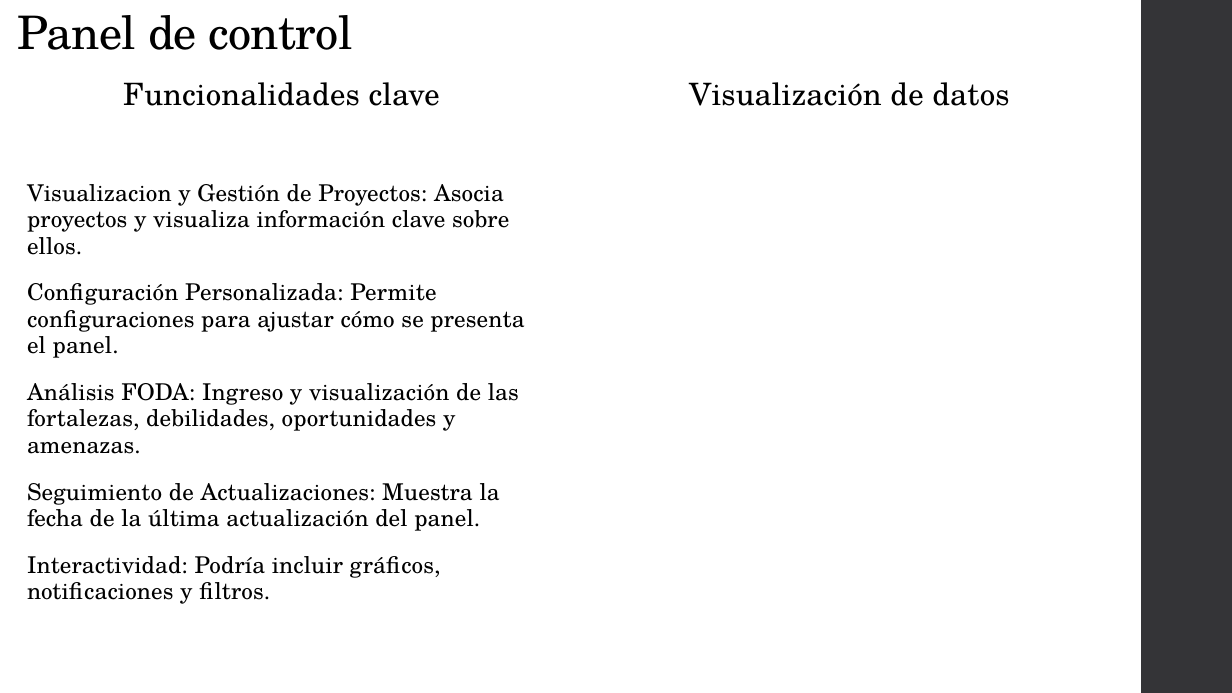
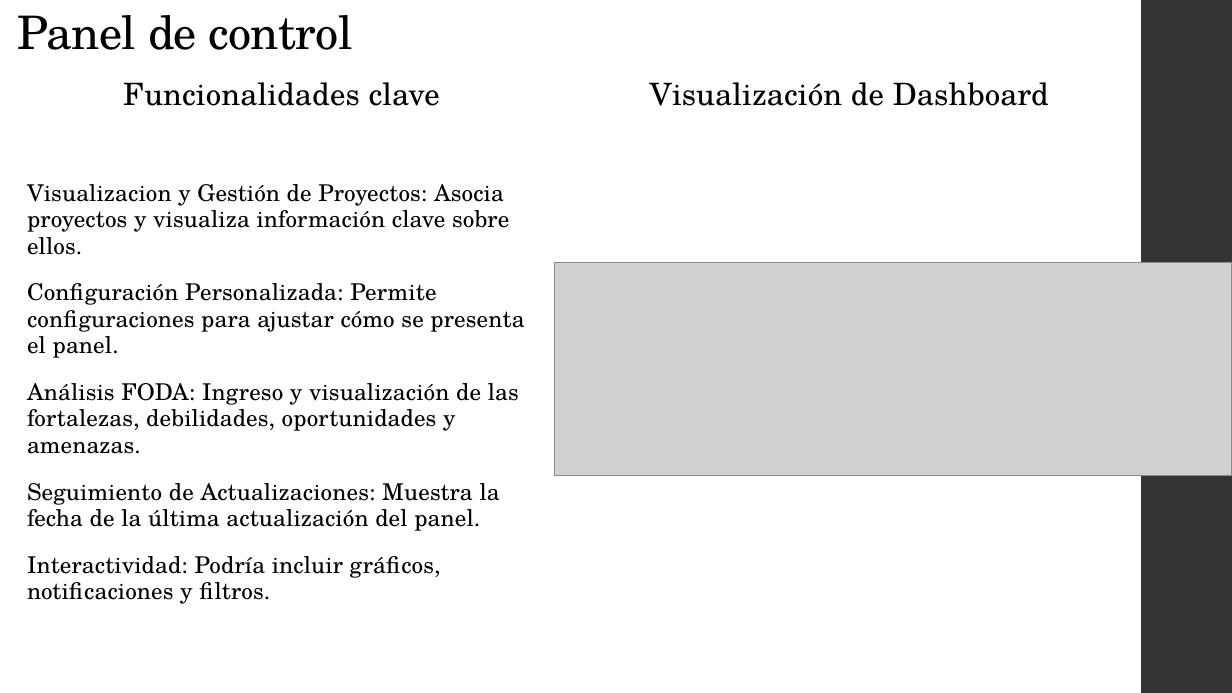
Before and after one commit to dagoes/CreativeMinds-AI, a slide deck: slide 6 of Documentation/PresentacionOdoo.pptx. Drawn at 1232x693 pixels with LibreOffice and Linux fonts; fonts in the diff are those of the drawing; grey boxes stand for pictures. Boxes give left, top, right and bottom in pixels: in the first picture for what was removed or moved away, otherwise in the second. Text is boxed around its words. In the diff, an @@ line names an element or a change of style, - is before the commit and + after.

```diff
--- a/Documentation/PresentacionOdoo.pptx
+++ b/Documentation/PresentacionOdoo.pptx
@@ text at <box>650,82,1049,106</box>: text changed @@
-Visualización de datos
+Visualización de Dashboard
@@ picture added at <box>555,262,1232,475</box> @@
```
Also in this commit, not shown: 3 other slides changed, 1 other file.
